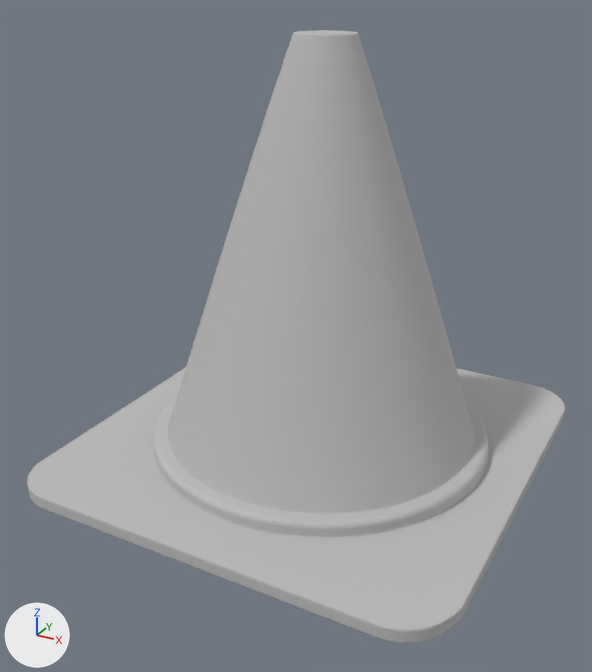
A saved change to the glTF model public/Huetchen/huetchen.glb.
Camera for both pictures: a 50 mm camera at (1.14, -8.17, 6.06) aimed at (-3.11, -0.44, 2.2). Every picture has the same lights, and +X, +Y and +Z are marked at lower left.

In view in the first picture: 'huetchen'.
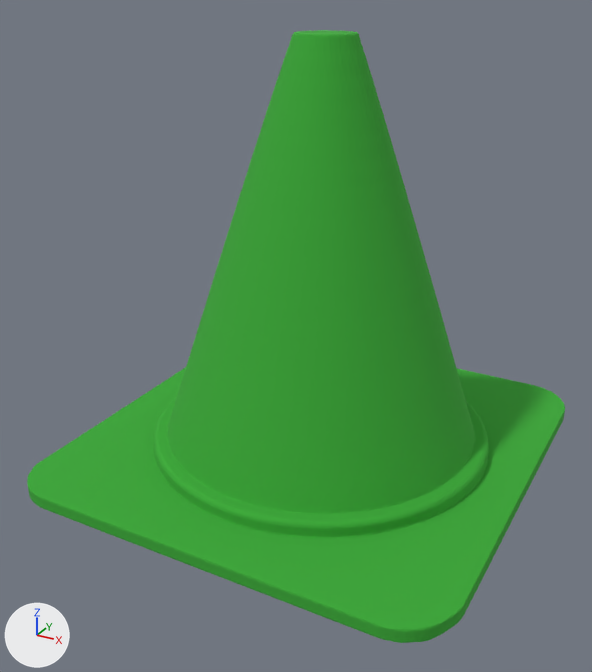
Location of each change, (x1, y1, x2, y2) in pixels of the pictures (592 x 672 px):
'huetchen', recoloured (grey to green): (27, 30, 565, 643) in both

What the commit changed:
Picture '272876_23_05_11_13_31_21_1_color' (img_272876_23_05_11_13_31_21_1_color) is new.
Material '272876_23_05_11_13_31_21_1' (mat_272876_23_05_11_13_31_21_1) is new.
Its texture is img_272876_23_05_11_13_31_21_1_color.
Its roughness is 1.0.
me_huetchen_mesh has 4001 vertices, 7998 faces and spans x -5.7..-0.39, y -2.74..2.74, z 0.5..5.52.
me_huetchen_mesh no longer uses material mat_huetchen (grey #bcbcbc).
me_huetchen_mesh now uses material mat_272876_23_05_11_13_31_21_1 (picture img_272876_23_05_11_13_31_21_1_color).
